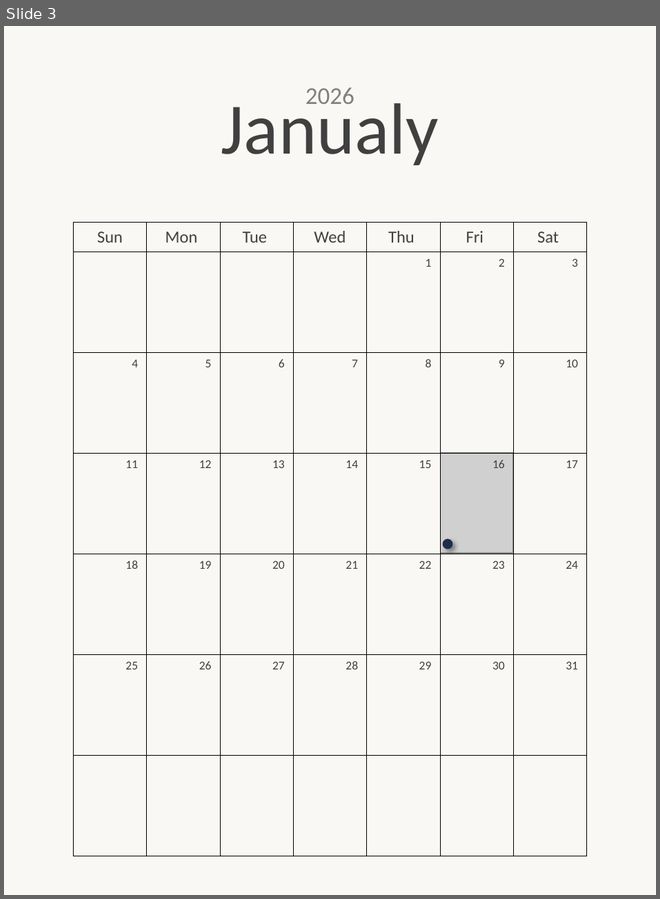
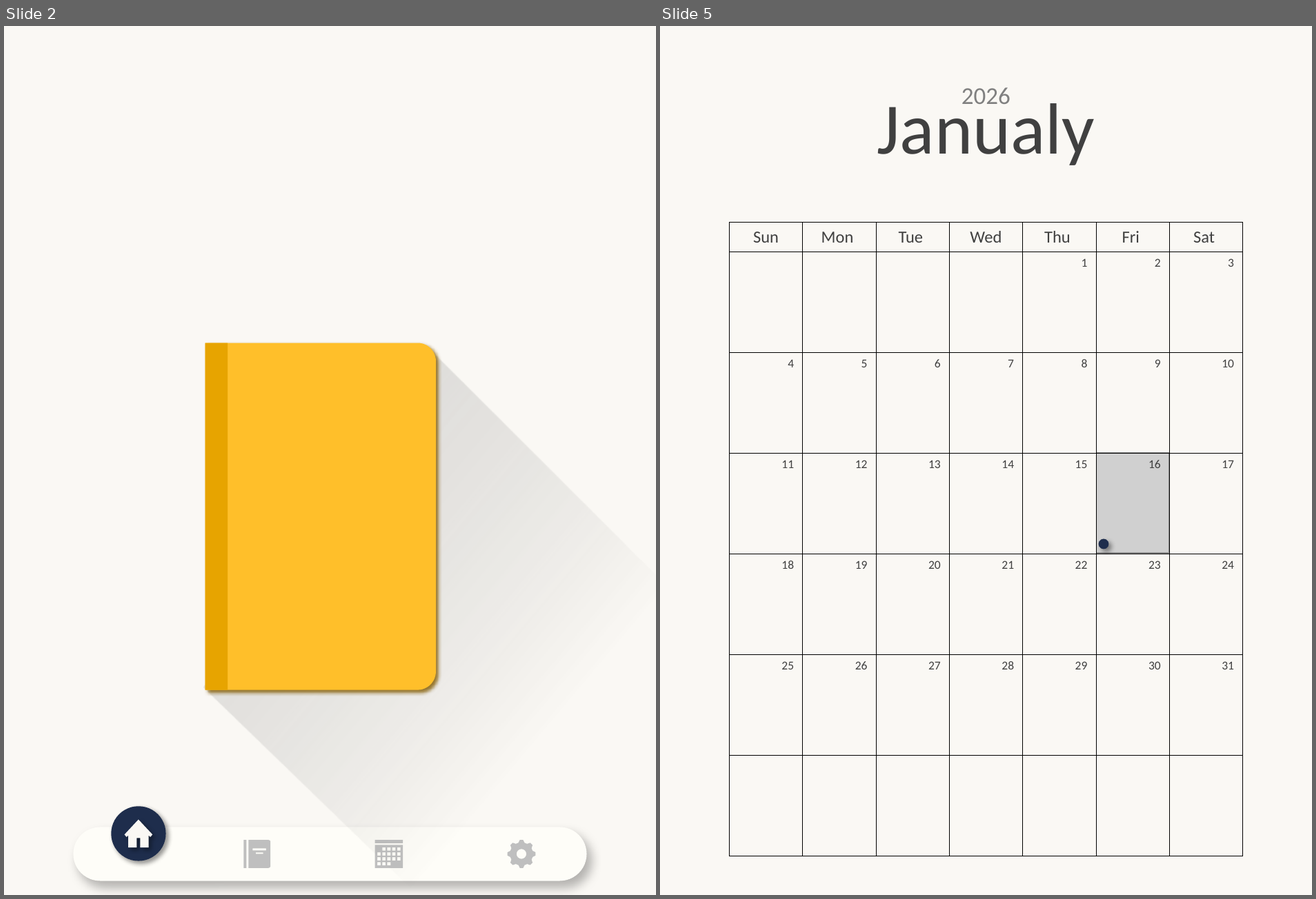
Before and after one commit to newdlakstod/G1_Sketchbook, a slide deck: image/UI design/세로모드.pptx. Shown side by side, each under a label of ours: slide 3 before the commit, slides 2 and 5 after it; the slides between them are not shown. The pictures are 660x899 and 1316x899 pixels, drawn with LibreOffice and Linux fonts; fonts in the diff are those of the drawing; grey boxes stand for pictures; background and template pictures are left out. Boxes give left, top, right and bottom in pixels: in the first picture for what was removed or moved away, otherwise in the second. Text is boxed around its words. In the diff, an @@ line names an element or a change of style, - is before the commit and + after.

```diff
--- a/image/UI design/세로모드.pptx
+++ b/image/UI design/세로모드.pptx
@@ slide 2 added at box(4, 26, 656, 895), background #FAF8F4 @@
@@ freeform shape added at box(204, 350, 656, 895), fill gradient #BFBFBF to #808080 @@
@@ round same rect added at box(205, 343, 435, 690), fill #FFBF2A @@
@@ rectangle added at box(205, 343, 228, 690), fill #E7A400 @@
@@ ellipse added at box(111, 806, 165, 862), fill #1E2D4C @@
@@ rounded rectangle added at box(74, 828, 587, 882), fill #FEFDF8 @@
@@ freeform shape added at box(125, 819, 152, 848), fill #FAF8F4 @@
@@ rectangle added at box(244, 841, 247, 868), fill #BFBFBF @@
@@ freeform shape added at box(248, 841, 270, 868), fill #BFBFBF @@
@@ freeform shape added at box(375, 845, 403, 868), fill #BFBFBF @@
@@ rectangle added at box(375, 841, 403, 844), fill #BFBFBF @@
@@ freeform shape added at box(508, 841, 535, 868), fill #BFBFBF @@
@@ what was slide 3 is now slide 5 @@
```
Also in this commit, not shown: 2 slides changed, 2 other slides added, 22 other files.
